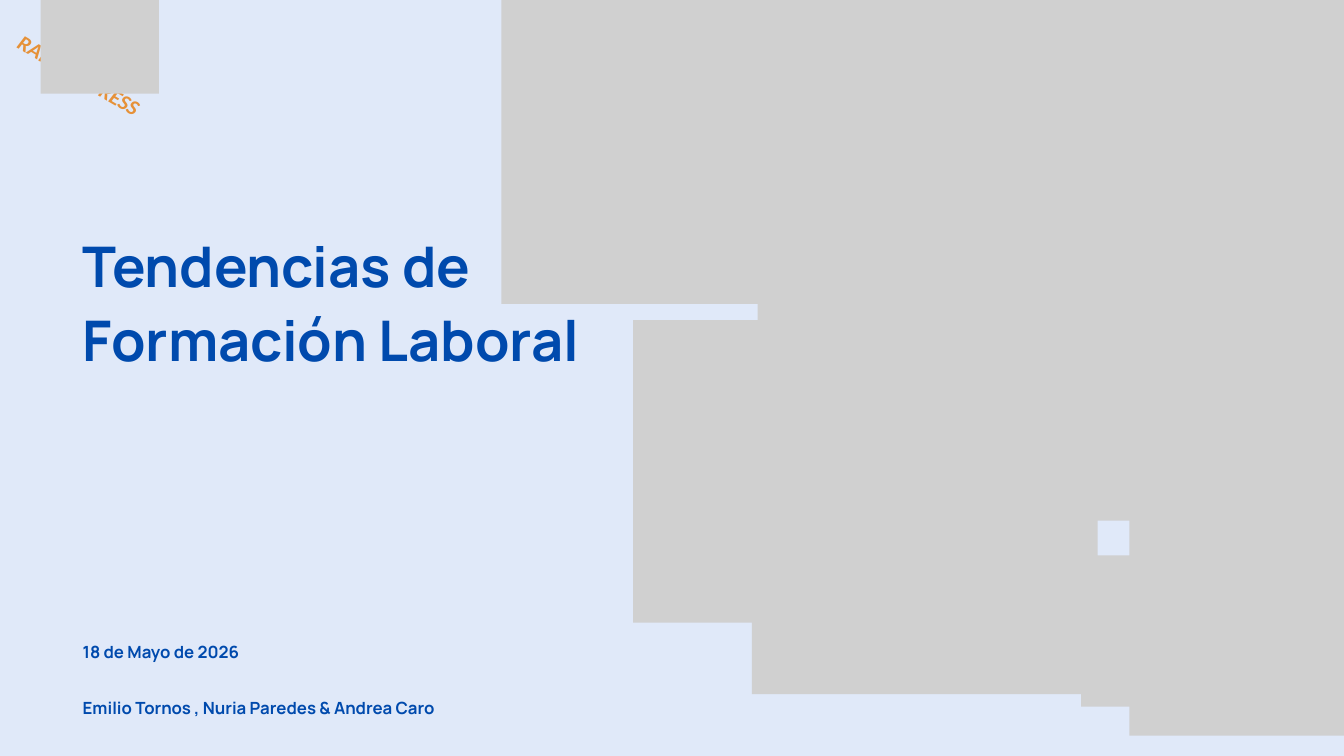
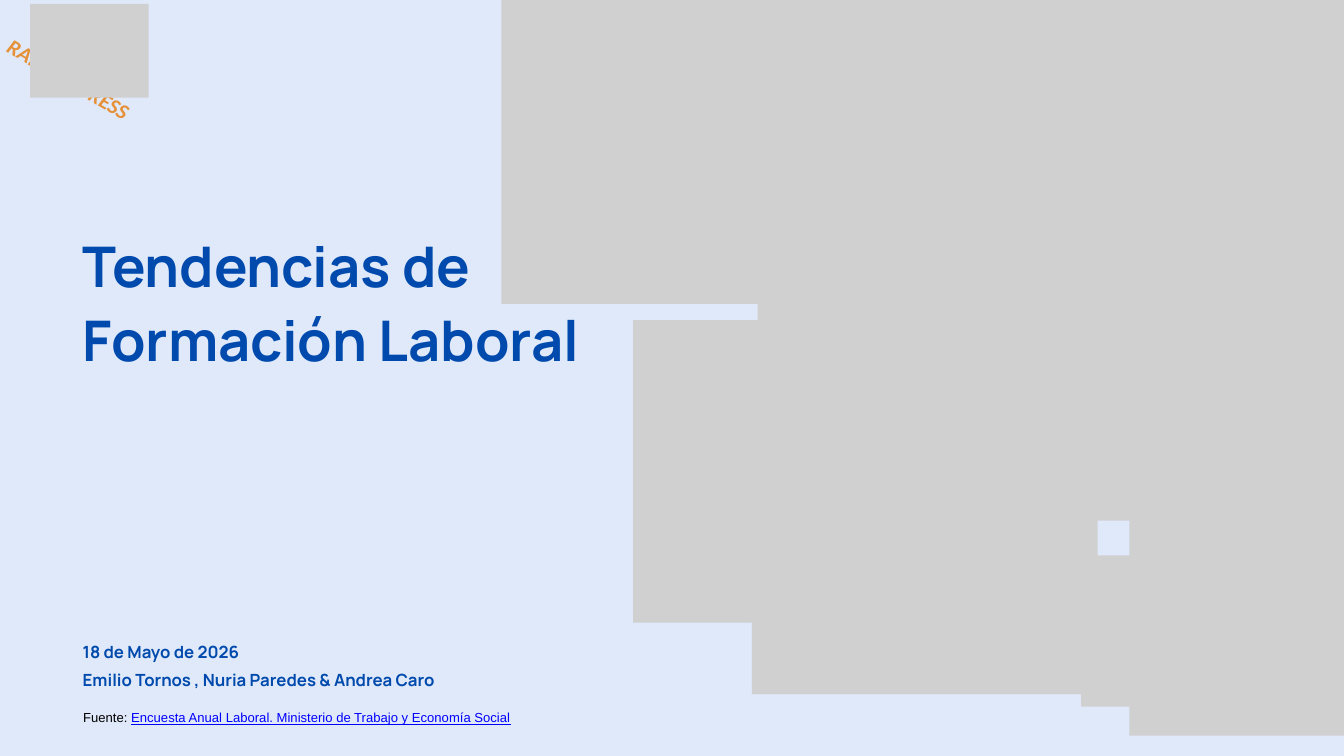
Before and after one commit to ITACADEMYprojectes/ProjecteData, a slide deck: slide 1 of Equip_28/Results/Analisis_PAP_and_ABL_RapidExpres_2026_11_05.pptx. Drawn at 1344x756 pixels with LibreOffice and Linux fonts; fonts in the diff are those of the drawing; grey boxes stand for pictures. Boxes give left, top, right and bottom in pixels: in the first picture for what was removed or moved away, otherwise in the second. Text is boxed around its words. In the diff, an @@ line names an element or a change of style, - is before the commit and + after.

```diff
--- a/Equip_28/Results/Analisis_PAP_and_ABL_RapidExpres_2026_11_05.pptx
+++ b/Equip_28/Results/Analisis_PAP_and_ABL_RapidExpres_2026_11_05.pptx
@@ text "RAPID EXPRESS" rewrapped from (x1=0, y1=20, x2=156, y2=138) to (x1=0, y1=24, x2=146, y2=142) @@
@@ picture moved from (x1=40, y1=0, x2=159, y2=93) to (x1=30, y1=4, x2=149, y2=97) @@
@@ text "18 de Mayo de 2026" rewrapped from (x1=83, y1=645, x2=435, y2=715) to (x1=83, y1=645, x2=435, y2=687) @@
@@ text added at (x1=83, y1=712, x2=510, y2=725), 14 pt, text #0000FF, underline @@
+Fuente: Encuesta Anual Laboral. Ministerio de Trabajo y Economía Social
```
Also in this commit, not shown: 7 slides added, 1 slide removed, 4 other files.
